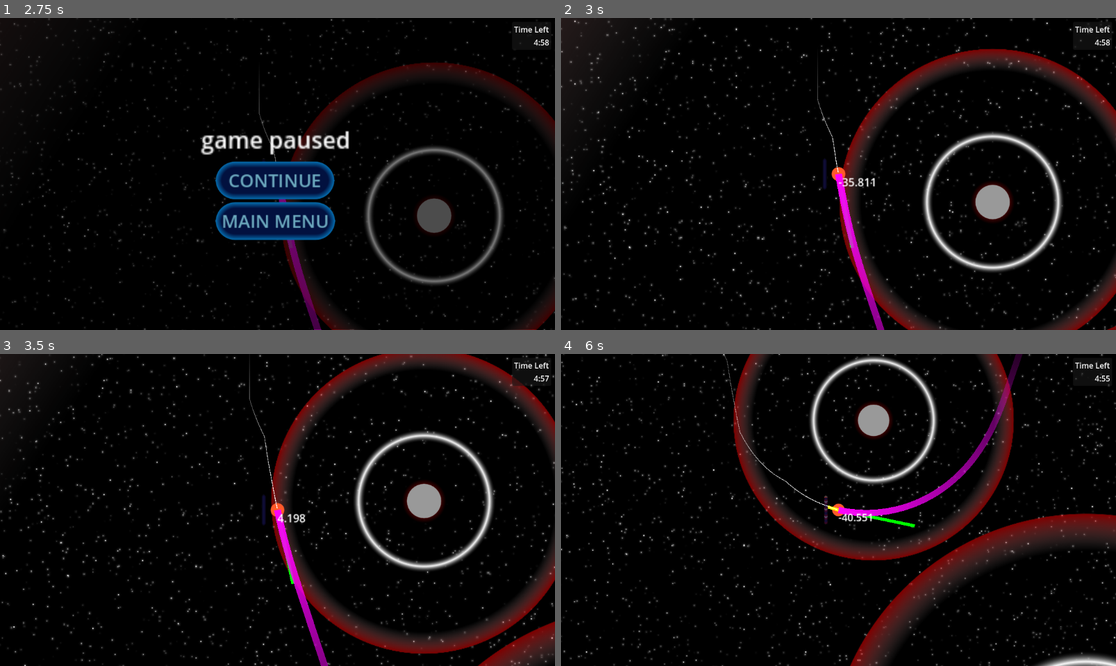
Above: before the commit, frames 1-4 (two rows, left to right).
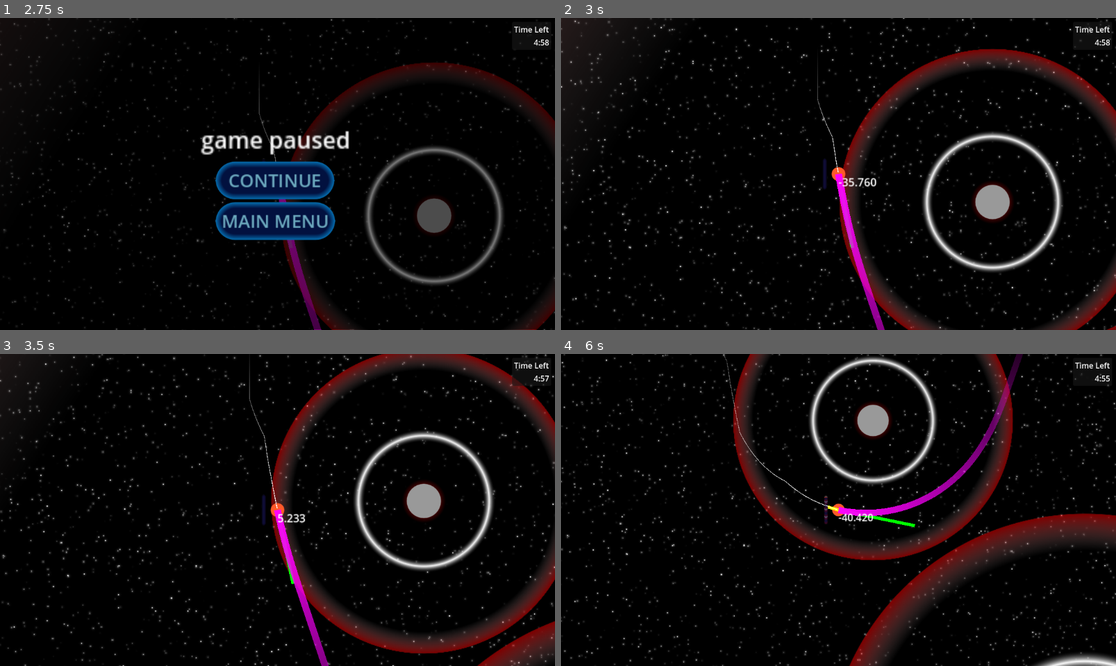
Above: after the commit, the same moments.

Repository: CrankGameDev/StuckInALoopGameJam
Game: Godot game, scene res://UI/start_screen.tscn
Same seed, same stepped clock (60 frames per second), same inputs: the game is played once before the commit and once after it.
Inputs (mouse positions are in pixels of both pictures, inside the frame that each line leads up to):
- Up to frame 1 (2.75 s): click "Start" at 0.5 s; tap Enter (ui_accept) at 1.25, 1.52, 2.27 s; move the mouse to (399, 158) at 1.27 s; press the mouse at (399, 158) at 1.28 s; hold Right (ui_right) 1.28-2.03 s; move the mouse to (166, 189) at 2.02 s; release the mouse at (166, 189) at 2.03 s; hold Down (ui_down) from 2.03 s (still down); click (166, 189) at 2.1 s
- Up to frame 2 (3 s): release Down (ui_down) at 2.75 s; click "CONTINUE" at 2.75 s
- Up to frame 3 (3.5 s): no input
- Up to frame 4 (6 s): move the mouse to (894, 441) at 3.52 s; press the mouse at (894, 441) at 3.53 s; hold Right (ui_right) 3.53-4.28 s; move the mouse to (810, 572) at 4.27 s; release the mouse at (810, 572) at 4.28 s; hold Up (ui_up) 4.28-5 s; click (810, 572) at 4.35 s; tap Enter (ui_accept) at 4.52 s; click "CONTINUE" at 5 s; move the mouse to (1005, 556) at 5.77 s; press the mouse at (1005, 556) at 5.78 s; hold Left (ui_left) from 5.78 s (still down)

Frame 1 is identical in both runs. In frame 2, 0.3% of the frame differs, in the area x 0-100%, y 0-100%; in frame 3, 0.7%; in frame 4, 2.3%.

Commit message:
made moon rotate into star at a certain pull threshold

Diff:
--- a/character_body_2d.gd
+++ b/character_body_2d.gd
@@ -41,7 +41,10 @@
 					#print("not star")
 					$StarPullTimer.stop()
 					isBeingPulled = false
-					pullFactor = 1
+					if pullFactor > 1:
+						pullFactor = pullFactor / 1.01
+					if pullFactor < 1:
+						pullFactor = 1
 					#if pullDir != Vector2.ZERO:
 						#var cut = pullDir/1.2
 						#velocity -= cut
@@ -59,6 +62,15 @@
 						pullDir += direct*Vector2(pullFactor*delta,pullFactor*delta)
 						velocity += final
 						pullFactor = pullFactor*1.02
+						if pullFactor > 200:
+							print(global_rotation)
+							#global_rotation = fmod(global_rotation+((global_position.angle_to(starPos))*0.2),TAU)
+							#global_rotation = lerp_angle(global_rotation,global_position.angle_to(starPos),minf(pullFactor/5000,1))
+							#global_rotation = global_position.angle_to(starPos)
+							var aerp = lerp_angle(global_rotation,global_position.angle_to(starPos),minf(pullFactor/5000,1))
+							var derp = velocity.normalized().lerp(direct,minf(pullFactor/100000,1))
+							#velocity.rotated(aerp)
+							velocity = derp * velocity.length()
 						print(pullFactor)
 
 					inStar = true
@@ -91,7 +103,10 @@
 			else:
 				if inStar:
 					if $StarPullTimer.is_stopped():
-						$StarPullTimer.start()
+						if pullFactor > 1:
+							isBeingPulled = true
+						else:
+							$StarPullTimer.start()
 				$FuelRegenTimer.stop()
 				refuelling = false
 				#print("stop timer (no orbit)")
--- a/levels/demo_level.tscn
+++ b/levels/demo_level.tscn
@@ -8,24 +8,20 @@
 [node name="Planet1" parent="." index="2" instance=ExtResource("2_ng8dm")]
 position = Vector2(254, 226)
 size = 25.0
-star = false
 
 [node name="Planet2" parent="." index="3" instance=ExtResource("2_ng8dm")]
 position = Vector2(591, 785)
 size = 15.0
 pull = 2.0
-star = false
 
 [node name="Planet4" parent="." index="4" instance=ExtResource("2_ng8dm")]
 position = Vector2(937, 985)
 size = 15.0
 pull = 2.0
-star = false
 
 [node name="Planet3" parent="." index="5" instance=ExtResource("2_ng8dm")]
 position = Vector2(1457, 382)
 pull = 0.5
-star = false
 
 [node name="Planet5" parent="." index="6" instance=ExtResource("2_ng8dm")]
 position = Vector2(2649, 2006)
